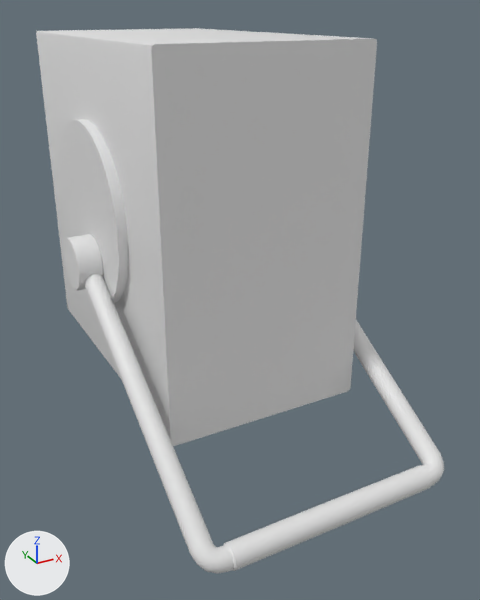
An edit to the FBX model Assets/LG-Resources/Background/LGElectronics/Beam/Art/Meshes/BeamProjector.fbx, drawn before and after from the same camera.
One viewpoint serves both versions: a 50 mm camera at (-0.455, -1.098, 0.577) aimed at (0.018, -0.239, 0.148). Every picture has the same lights, and +X, +Y and +Z are marked at lower left. Where no turn or scale is listed for an object, it has been applied to the vertices.

Script lines for the objects in view, before the commit:
```python
me_mesh = bpy.data.meshes.new('Mesh')
me_mesh.from_pydata(...)  # 767 vertices, 1398 faces; spans x -0.213..0.213, y -0.467..0.27, z -0.346..0.263
ob_beam = bpy.data.objects.new('Beam', me_mesh)
ob_beam.location = (0.0, -0.087, 0.277)
```
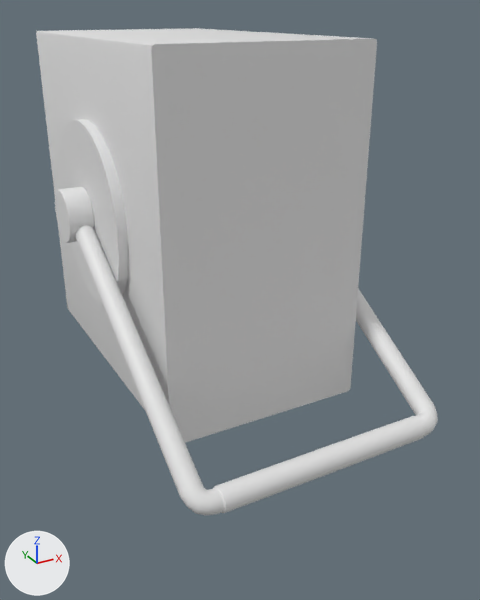
Where the newer file only moved an object's origin or applied its transform, the numbers keep the older frame.

Location of each change, (x1, y1, x2, y2) in pixels of the pictures (480 x 600 px; the box of a moved part takes in the faces that stretch with it):
'Beam', reshaped (11% shorter)
    before: (36, 28, 444, 573)
    after: (36, 28, 438, 515)
part 1 of me_mesh, moved or reshaped
    before: (64, 234, 103, 290)
    after: (55, 187, 94, 243)
part 2 of me_mesh, moved or reshaped
    before: (84, 274, 444, 573)
    after: (75, 225, 438, 515)

The change, as a diff of the scene's bpy script:
```diff
--- a/Assets/LG-Resources/Background/LGElectronics/Beam/Art/Meshes/BeamProjector.fbx.py
+++ b/Assets/LG-Resources/Background/LGElectronics/Beam/Art/Meshes/BeamProjector.fbx.py
@@ me_mesh @@
 me_mesh.from_pydata(...)  # 767 vertices, 1398 faces; spans x -0.213..0.213, y -0.467..0.27, z -0.346..0.263
 # used by ob_beam; location = (0.0, -0.087, 0.277)
+# me_mesh part 1: the loose piece of 98 vertices spanning x -0.213..-0.175, y -0.064..0.02, z -0.111..-0.027 is moved by (0.0, 0.025, 0.071)
+# me_mesh part 2: the loose piece of 204 vertices spanning x -0.206..0.206, y -0.467..-0.014, z -0.346..-0.057 is moved by (0.0, 0.025, 0.071)
```
